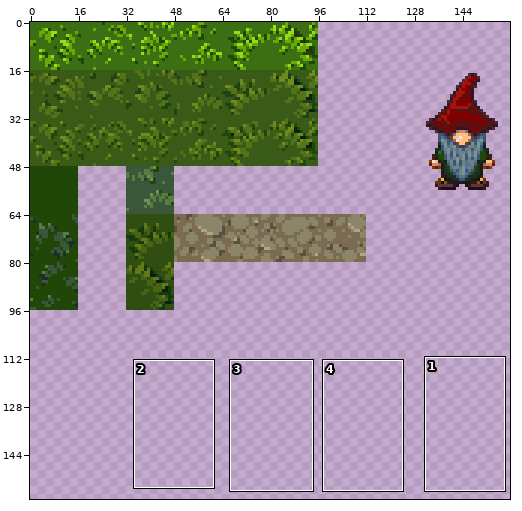
Two states of a sprite sheet, img/terrain1.png. Above: a wide view before the commit, with the close-up outlined.
Close-up. Old version:
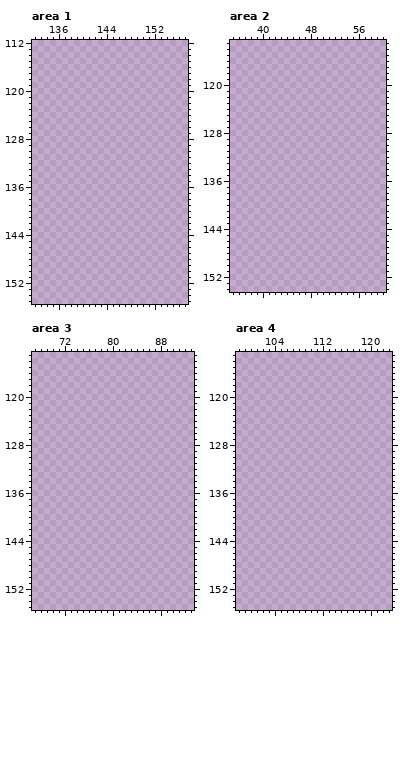
The file is 160x160 pixels. Colours within 5 levels of each other are drawn and written as one. Shown: area 1: x 132..157, y 112..155; area 2: x 35..60, y 113..154; area 3: x 67..93, y 113..155; area 4: x 98..123, y 113..155. The wide view leaves out empty margins. The commit also changed other parts of the picture, which this record leaves out.
The result:
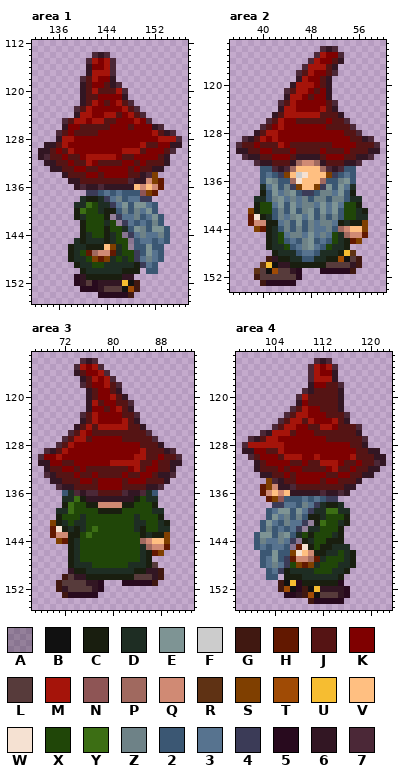
Palette (. is transparent): A #0000003f  B #111111  C #191e0f  D #1e2d23  E #7e9494  F #cccccc  G #401811  H #621800  J #551414  K #7f0000  L #573b3b  M #a5140a  N #8e5555  P #a0695f  Q #d08a74  R #5f3214  S #7f3f00  T #a04b05  U #f6bd31  V #ffbf81  W #f5e1d2  X #204608  Y #3c6e14  Z #6e8287  2 #3b5773  3 #57738f  4 #3b3b57  5 #280a1e  6 #321623  7 #4b2837
Edits made:
Area 1:
y 114: x 142..144 ... -> 767
y 115: x 141..145 ..... -> 7MKM7
y 116: x 141..145 ..... -> 6KKM7
y 117: x 141..145 ..... -> 6MMM7
y 118: x 140..145 ...... -> 7JMKK6
y 119: x 140..146 ....... -> 6JKKJ67
y 120: x 140..147 ........ -> 6JMJJJM7
y 121: x 140..147 ........ -> 6JJKKKK6
y 122: x 140..148 ......... -> 6JMKJKMJ7
y 123: x 139..149 ........... -> 7JMKKKKKMJ7
y 124: x 139..150 ............ -> 6MMKKMMJKMJ7
y 125: x 137..151 ............... -> 7JMMKMMJJKKKMK7
y 126: x 137..153 ................. -> 6KKJJJJJKKKJKKK67
y 127: x 136..155 .................... -> 7JKJJJJKKKKKKKKKMJ67
y 128: x 136..156 ..................... -> 6MMKKKKKKKKKKKKKKMMM7
y 129: x 134..156 ....................... -> 66JMKKKKKKKKKKKKMJJKK66
y 130: x 133..155 ....................... -> 66JKJMKKKKKKKKMMMJKKKJ7
y 131: x 133..154 ...................... -> 67JJKJJKMMMMMKJJKKKKJ6
y 132: x 134..154 ..................... -> 66JJKJJMKJJJJKKJKJJJ6
y 133: x 135..153 ................... -> 66JJKKJJKKKKKJKJJ66
y 134: x 137..152 ................ -> 6JJJKKJKKKKJJ67S
y 135: x 138..153 ................ -> 66JJJJJJJJ766QSH
y 136: x 139..153 ............... -> 6766766666VQVQH
y 137: x 141..152 ............ -> 442323222NSH
y 138: x 140..151 ............ -> DCCD43Z23344
y 139: x 139..152 .............. -> DDYXDD43E2EE32
y 140: x 139..152 .............. -> CYXXDCC2Z2Z3E2
y 141: x 139..153 ............... -> CDXXXCA433Z23E2
y 142: x 140..153 .............. -> CXXXDXA43232Z2
y 143: x 140..154 ............... -> CXXXCXXD2EZ2EE2
y 144: x 140..154 ............... -> CDXXCDXA43Z33Z2
y 145: x 139..154 ................ -> DCDDDCDXXA233232
y 146: x 138..153 ................ -> CDDCCCVSDXA22E22
y 147: x 138..153 ................ -> CDXHPQQHDXX42E32
y 148: x 138..153 ................ -> CDDXSHSDXDX43Z32
y 149: x 139..152 .............. -> CDDXXDDDDDC432
y 150: x 140..149 .......... -> CDDDDDDCCC; x 151..152 .. -> 22
y 151: x 139..148 .......... -> 56CCCCCC66
y 152: x 139..149 ........... -> 56L56666UBG
y 153: x 140..149 .......... -> 5556LLLBTG
y 154: x 143..148 ...... -> 55555G
Area 2:
y 114: x 50..52 ... -> 767
y 115: x 49..53 ..... -> 7MKK7
y 116: x 48..53 ...... -> 7MKKJ6
y 117: x 47..52 ...... -> 7MMMJ6
y 118: x 46..52 ....... -> 7JMKKJ7
y 119: x 46..51 ...... -> 6MKKJ6
y 120: x 45..51 ....... -> 6MMMKJ6
y 121: x 44..51 ........ -> 7JMMKJK6
y 122: x 44..51 ........ -> 6MMKJKK6
y 123: x 43..52 .......... -> 7JMKKKKKJ7
y 124: x 43..52 .......... -> 6MMKKKKMJ6
y 125: x 42..53 ............ -> 6JMMMMMMJJJ6
y 126: x 41..54 .............. -> 7JMKKJJJJJKJJ7
y 127: x 40..55 ................ -> 7JKMKKKKKKKJJJJ7
y 128: x 39..56 .................. -> 6JMMKKKKKKKKKKKJJ7
y 129: x 37..58 ...................... -> 76JMKMKKKKKKKKKKKKJJ67
y 130: x 36..59 ........................ -> 7JJKJJJMKJJJJJJJKKKKJJJ7
y 131: x 36..59 ........................ -> 66JJKKJJJKJJJJKJJJKJJJ66
y 132: x 37..58 ...................... -> 766JJKKKJ6666JKKKJJ667
y 133: x 39..56 .................. -> 766JJJ6PQQP6JJJ667
y 134: x 40..55 ................ -> 22767PVVVVP76722
y 135: x 40..55 ................ -> 2324SVFWVVVS4232
y 136: x 40..55 ................ -> 2EZ22PWVVVP22ZE2
y 137: x 40..55 ................ -> D3E2Z4SVVS4E2E3D
y 138: x 40..55 ................ -> C2E3ZE2442ZZ3E2C
y 139: x 39..56 .................. -> DD2ZE3Z3Z2ZZ2ZZ2DD
y 140: x 39..56 .................. -> CXX3E2E3ZZ3E3E3XXC
y 141: x 38..57 .................... -> SCXX2Z2E2ZE2E3E2XXDC
y 142: x 38..57 .................... -> HWCD2Z3ZE3E2Z2Z2XXDD
y 143: x 38..57 .................... -> HQQCC3Z2E2Z3ZZ3CDCCS
y 144: x 39..57 ................... -> SHCD2Z2Z2Z33Z2PQVVS
y 145: x 41..57 ................. -> CDX3ZZ3E3Z3XDPQQH
y 146: x 41..56 ................ -> CDX232ZE232XDCHS
y 147: x 41..54 .............. -> CDDX23ZE32XDDC
y 148: x 42..55 .............. -> CDDD2332DDDCUR
y 149: x 41..56 ................ -> G6CCDD22DDCCTBLG
y 150: x 40..56 ................. -> RUB66CCCCCCLLLL6G
y 151: x 39..46 ........ -> RLBTLL65; x 50..55 ...... -> 55555G
y 152: x 39..46 ........ -> GLLLLLL5
y 153: x 40..45 ...... -> G55555
Area 3:
y 114: x 75..77 ... -> 767
y 115: x 74..78 ..... -> 7MKM7
y 116: x 74..79 ...... -> 6JKKM7
y 117: x 75..80 ...... -> 6JMKM7
y 118: x 75..81 ....... -> 7JKKMJ7
y 119: x 76..81 ...... -> 6JKKJ6
y 120: x 76..82 ....... -> 6JKKMJ6
y 121: x 76..83 ........ -> 6MJKKJJ7
y 122: x 76..83 ........ -> 6KKJKMJ6
y 123: x 75..84 .......... -> 7JMKKKKJJ7
y 124: x 75..84 .......... -> 6JMKKKKMJ6
y 125: x 74..85 ............ -> 6JMJMMMMMJJ6
y 126: x 73..86 .............. -> 7JMKJJJJJJJJJ7
y 127: x 72..87 ................ -> 7JMMJKKKKKJJJJJ7
y 128: x 71..88 .................. -> 7JMKKKKKKKKKKKJJJ6
y 129: x 69..90 ...................... -> 76JMKKKKKKKKKKKKMJJJ67
y 130: x 68..91 ........................ -> 7KKMKKKKKKKKKKKKMMJJKJJ7
y 131: x 68..91 ........................ -> 66KKJJKKKKKKMMMMMJJKJJ66
y 132: x 69..90 ...................... -> 6JJKKJKJJJJJJJKMJKKJJ6
y 133: x 69..90 ...................... -> 76JJJKJJKJJJJKJJKKJ667
y 134: x 70..89 .................... -> 66JJJKKJKKKKJKKKJJJ6
y 135: x 71..88 .................. -> 766JJJJKKKKJJJJ667
y 136: x 72..87 ................ -> 2D7677JJJJ7667D2
y 137: x 72..87 ................ -> DDYC66666666CXDD
y 138: x 72..87 ................ -> CYXXCCQQQQCCXXXC
y 139: x 71..88 .................. -> DDYXXXXCCCCXXXXXDD
y 140: x 71..88 .................. -> CXXXDXXXXXXXXDXXXC
y 141: x 70..89 .................... -> SCDXDDXXXXXXXXDDXXDC
y 142: x 70..89 .................... -> HWCDCDXYXXXXXXDCXXDD
y 143: x 70..89 .................... -> HQQCCXYXXXXXXXXCDCCS
y 144: x 71..89 ................... -> SHCDXXXXXXXXXXPQVVS
y 145: x 73..89 ................. -> CDXXXXXXXXXXDPQQH
y 146: x 73..88 ................ -> CDXXXXXXXXXXDCHS
y 147: x 73..86 .............. -> CDXXXXXXXXXXDC
y 148: x 73..87 ............... -> CDDDXXXXXXDDDCL
y 149: x 73..88 ................ -> 6CCDDDDDDDDCC66G
y 150: x 72..88 ................. -> GL66CCCCCCCCLLL6G
y 151: x 71..78 ........ -> GLLLL665; x 82..87 ...... -> 55555G
y 152: x 71..78 ........ -> G6LLLL65
y 153: x 72..77 ...... -> G55555
Area 4:
y 114: x 111..113 ... -> 767
y 115: x 110..114 ..... -> 7MKM7
y 116: x 110..114 ..... -> 7MKK6
y 117: x 110..114 ..... -> 7MMM6
y 118: x 110..115 ...... -> 6KKJJ7
y 119: x 109..115 ....... -> 76JJJJ6
y 120: x 108..115 ........ -> 7MJJJJJ6
y 121: x 108..115 ........ -> 6KJJJJJ6
y 122: x 107..115 ......... -> 7JMKKJJJ6
y 123: x 106..116 ........... -> 7JMMKKKJJJ7
y 124: x 105..116 ............ -> 7JMMJMKKKMJ6
y 125: x 104..118 ............... -> 7JMMKKJJMMKJJJ7
y 126: x 102..118 ................. -> 76MMMJKKKJJJJJJJ6
y 127: x 100..119 .................... -> 76JMMKKKKKKKKJJJJJJ7
y 128: x 99..119 ..................... -> 7MMMMMMKKKKKKKKKKKJJ6
y 129: x 99..121 ....................... -> 66KKJJMKKKKKKKKKKKKJJ66
y 130: x 100..122 ....................... -> 7JKKKJMMMKKMKKKKKMJJJ66
y 131: x 101..122 ...................... -> 6JKKKKJJKJJMMMKJJKJJ76
y 132: x 101..121 ..................... -> 6JJJKJKKJJJJKMJJKJJ66
y 133: x 102..120 ................... -> 66JJKJKKKKKJJKKJJ66
y 134: x 103..118 ................ -> S76JJKKKKJKKJJJ6
y 135: x 102..117 ................ -> HSQ667JJJJJJJJ66
y 136: x 102..116 ............... -> HQVQV6666676676
y 137: x 103..114 ............ -> HSN222323244
y 138: x 104..115 ............ -> 44332Z34DCCD
y 139: x 103..116 .............. -> 23EE2E34DDYYDD
y 140: x 103..116 .............. -> 2E3Z2Z2CCDXXXC
y 141: x 102..116 ............... -> 2E32Z334ACYXXDC
y 142: x 102..115 .............. -> 2Z23234ADDXXXC
y 143: x 101..115 ............... -> 2EE2ZE2DXCXXXDC
y 144: x 101..115 ............... -> 2Z33Z34ACDXXCCC
y 145: x 101..116 ................ -> 232332AHWCXCCDDD
y 146: x 102..117 ................ -> 22E22SWVQCCDDXDC
y 147: x 102..117 ................ -> 23E24HQQPHDXXXDC
y 148: x 102..117 ................ -> 23Z34XSHSDXXXDDC
y 149: x 103..116 .............. -> 234CDDDDXXXDDC
y 150: x 103..104 .. -> 22; x 106..115 .......... -> CCCDDDDDDC
y 151: x 105..115 ........... -> GBU5CCCCCC5
y 152: x 105..116 ............ -> GTB5GBU66665
y 153: x 106..116 ........... -> 556GTBLLL65
y 154: x 110..115 ...... -> G55555
Changed places in both close-ups, as pixel boxes (x1, y1, x2, y2):
added: (38, 52, 182, 298)
added: (236, 46, 380, 286)
added: (38, 358, 182, 598)
added: (242, 358, 386, 604)
